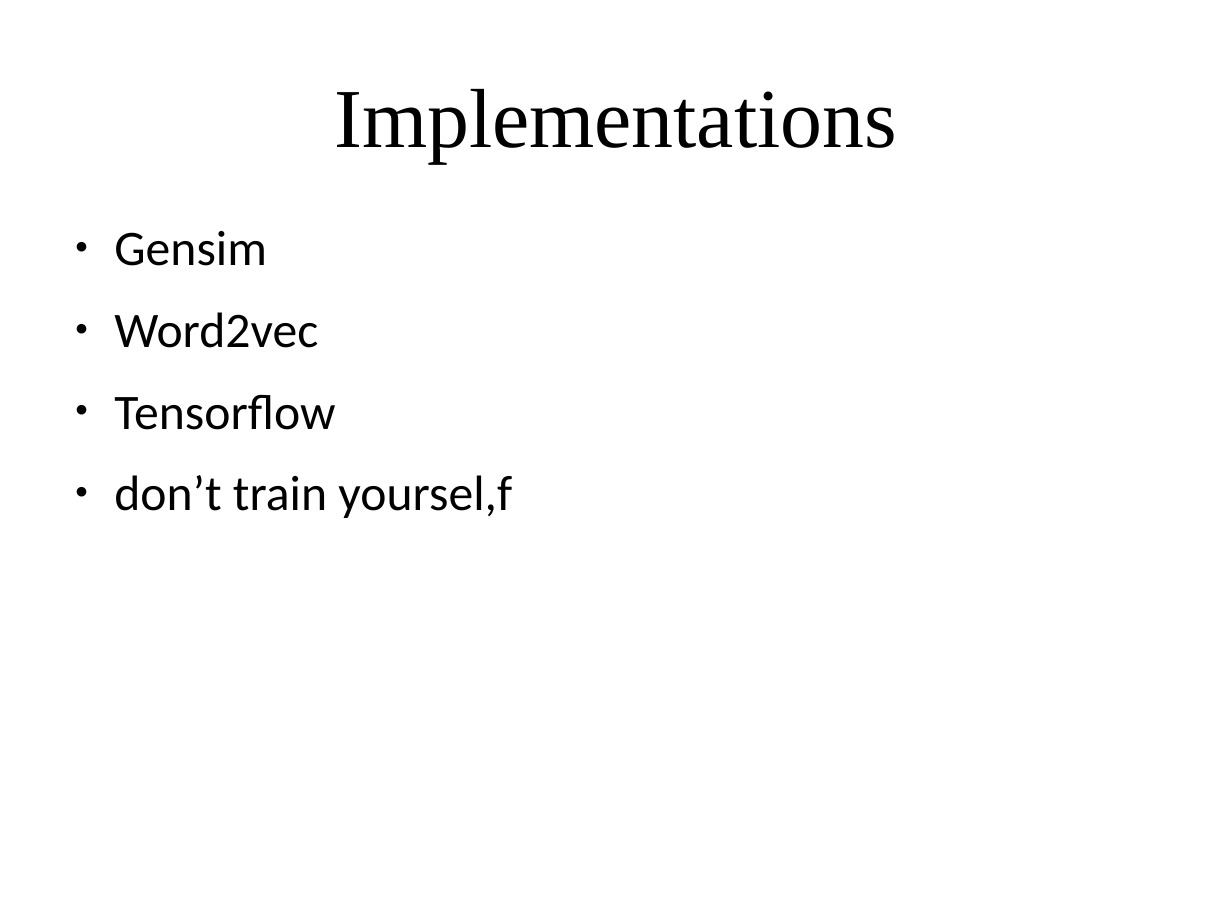
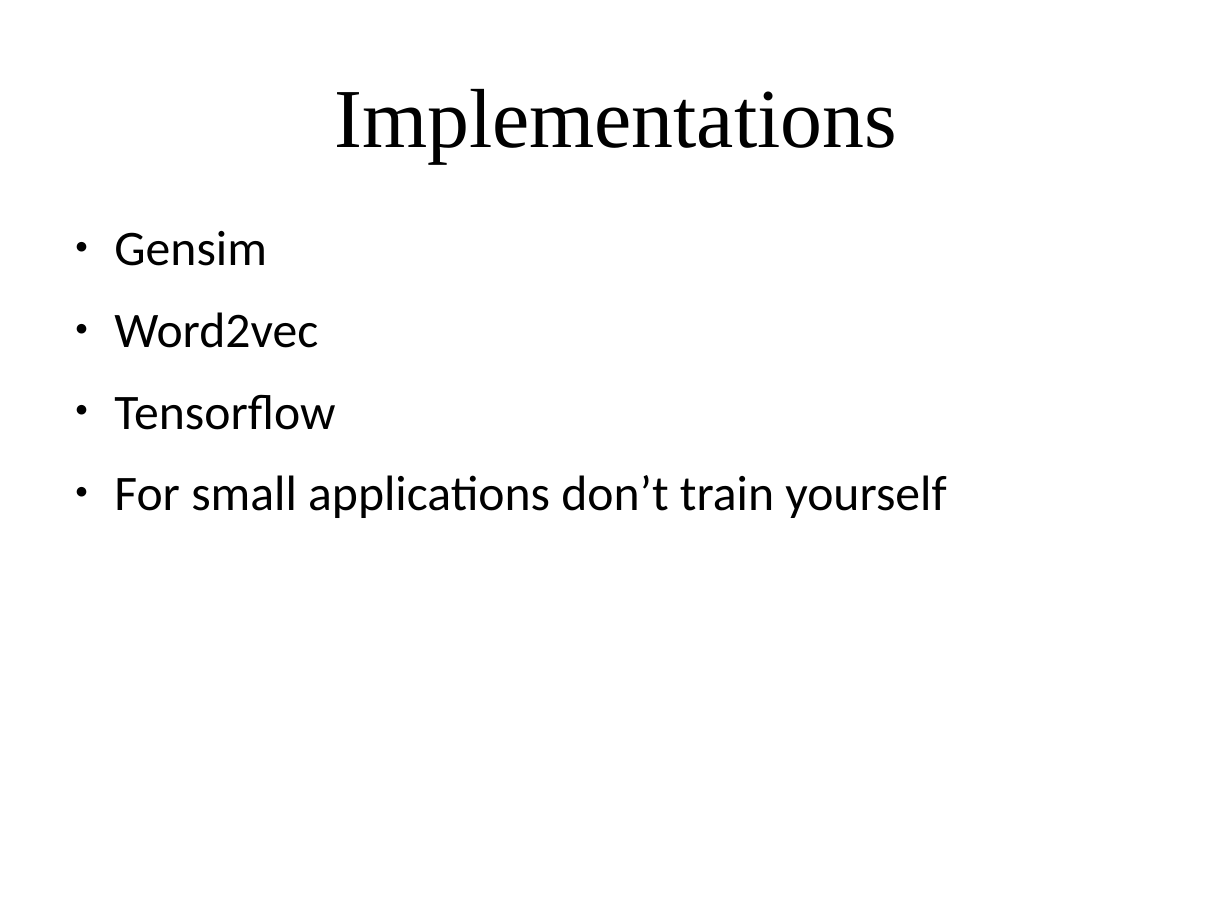
Before and after one commit to amueller/applied_ml_spring_2017, a slide deck: slide 10 of slides/aml-21-041017.odp (slide 9 before the commit). Drawn at 1232x924 pixels with LibreOffice and Linux fonts; fonts in the diff are those of the drawing. Boxes give left, top, right and bottom in pixels: in the first picture for what was removed or moved away, otherwise in the second. Text is boxed around its words. In the diff, an @@ line names an element or a change of style, - is before the commit and + after.

```diff
--- a/slides/aml-21-041017.odp
+++ b/slides/aml-21-041017.odp
@@ text at (114,475,946,518): text changed @@
-● don’t train yoursel,f
+● For small applications don’t train yourself
```
Also in this commit, not shown: 2 other slides changed, 4 slides added.
